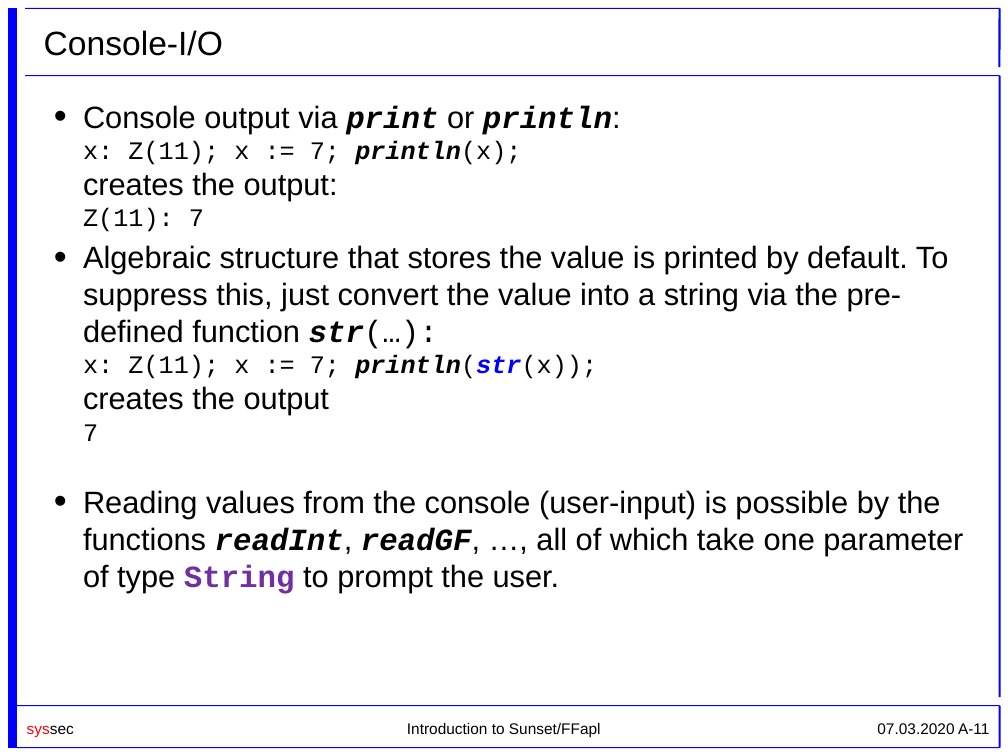
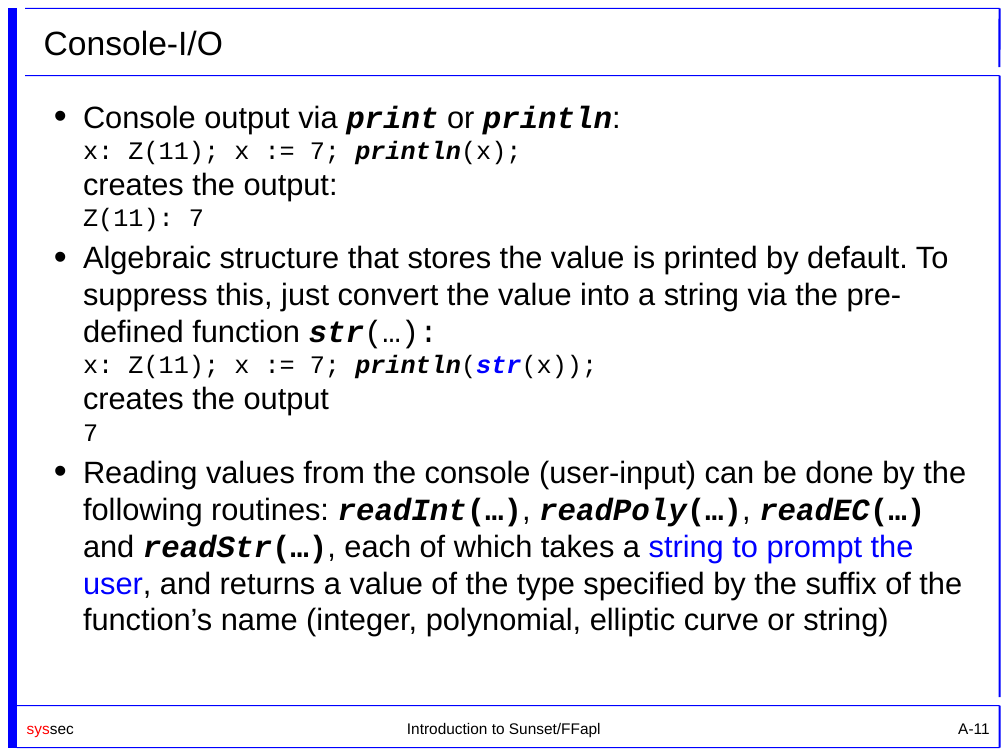
Before and after one commit to cryptool-org/cryptobrief, a slide deck: slide 11 of manual (drafts)/Sunset_Slides_UniKlu.pptx. Drawn at 1008x756 pixels with LibreOffice and Linux fonts; fonts in the diff are those of the drawing; background and template pictures are left out. Boxes give left, top, right and bottom in pixels: in the first picture for what was removed or moved away, otherwise in the second. Text is boxed around its words. In the diff, an @@ line names an element or a change of style, - is before the commit and + after.

```diff
--- a/manual (drafts)/Sunset_Slides_UniKlu.pptx
+++ b/manual (drafts)/Sunset_Slides_UniKlu.pptx
@@ text at <box>83,460,966,636</box>: text changed @@
-• Reading values from the console (user-input) is possible by the functions readInt, readGF, …, all of which take one parameter of type String to prompt the user.
+• Reading values from the console (user-input) can be done by the following routines: readInt(…), readPoly(…), readEC(…) and readStr(…), each of which takes a string to prompt the user, and returns a value of the type specified by the suffix of the function’s name (integer, polynomial, elliptic curve or string)
@@ page number at <box>958,723,989,734</box>: text changed @@
-07.03.2020 A-11
+A-11
```
Also in this commit, not shown: 12 other slides changed, 10 slides added, 1 other file.
